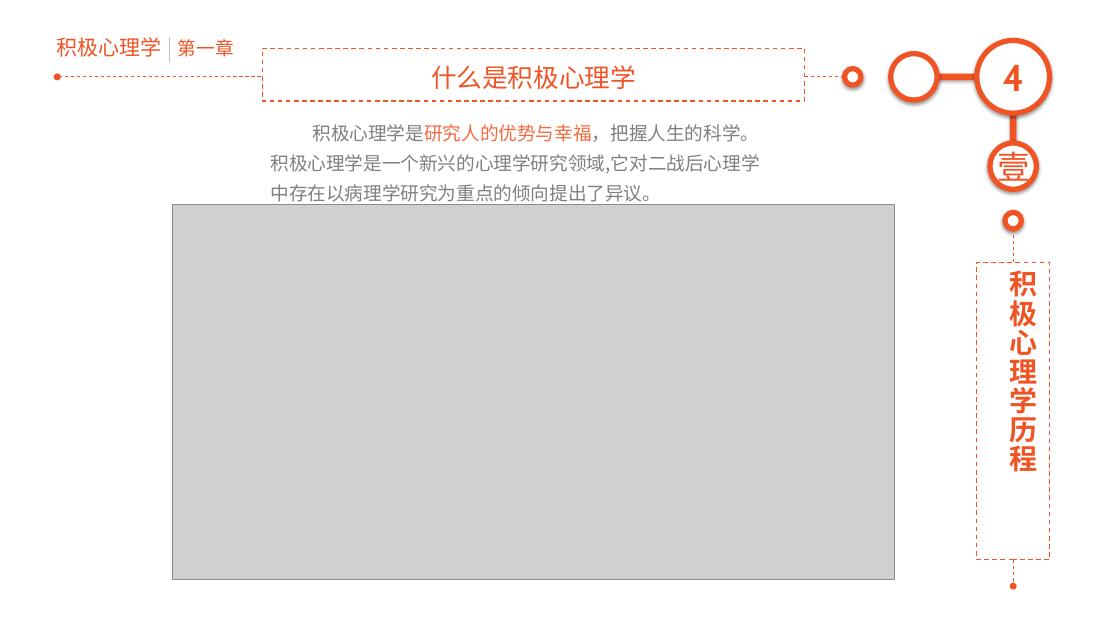
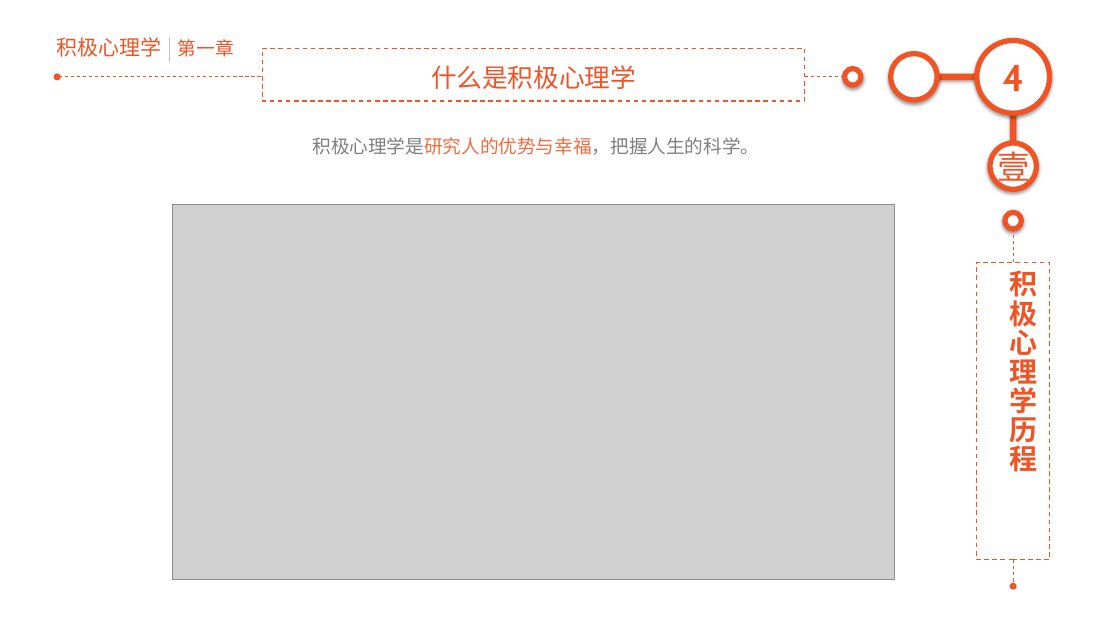
Before and after one commit to junstudys/positive-psychology, a slide deck: slide 4 of 积极心理学探索.pptx. Drawn at 1120x630 pixels with LibreOffice and Linux fonts; fonts in the diff are those of the drawing; grey boxes stand for pictures. Boxes give left, top, right and bottom in pixels: in the first picture for what was removed or moved away, otherwise in the second. Text is boxed around its words. In the diff, an @@ line names an element or a change of style, - is before the commit and + after.

```diff
--- a/积极心理学探索.pptx
+++ b/积极心理学探索.pptx
@@ text at [313,137,760,155]: text changed @@
-积极心理学是研究人的优势与幸福，把握人生的科学。积极心理学是一个新兴的心理学研究领域,它对二战后心理学中存在以病理学研究为重点的倾向提出了异议。
+积极心理学是研究人的优势与幸福，把握人生的科学。
```
Also in this commit, not shown: 1 slide added, 1 slide removed.
